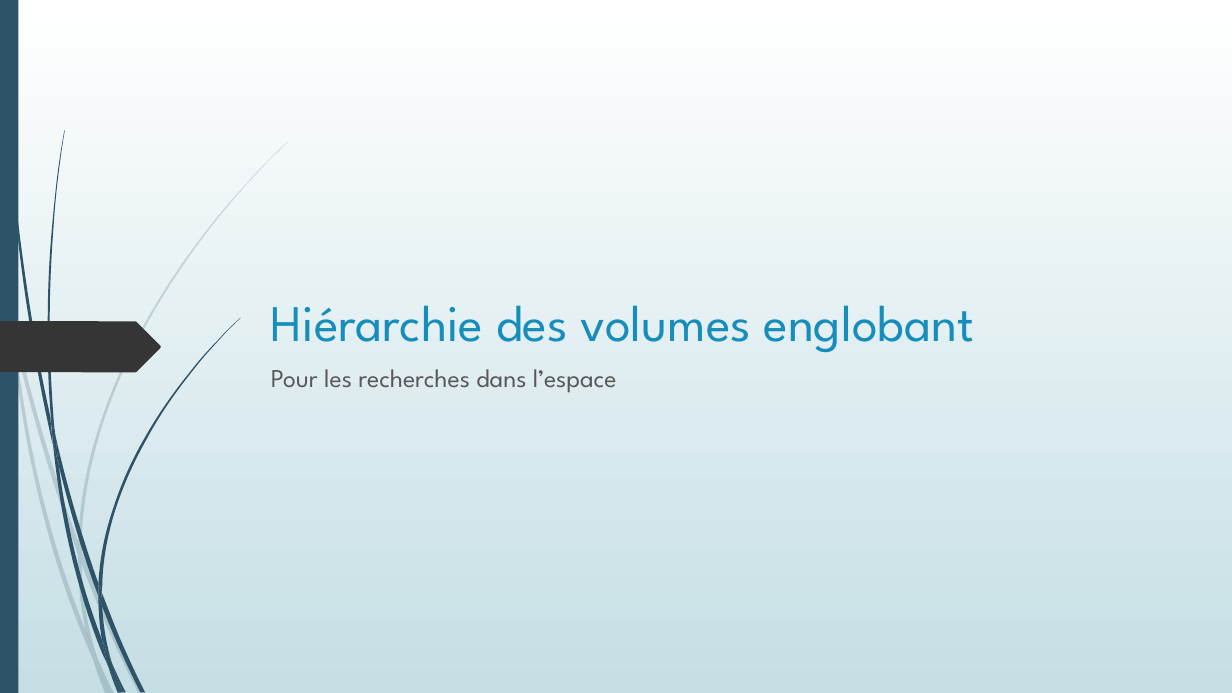
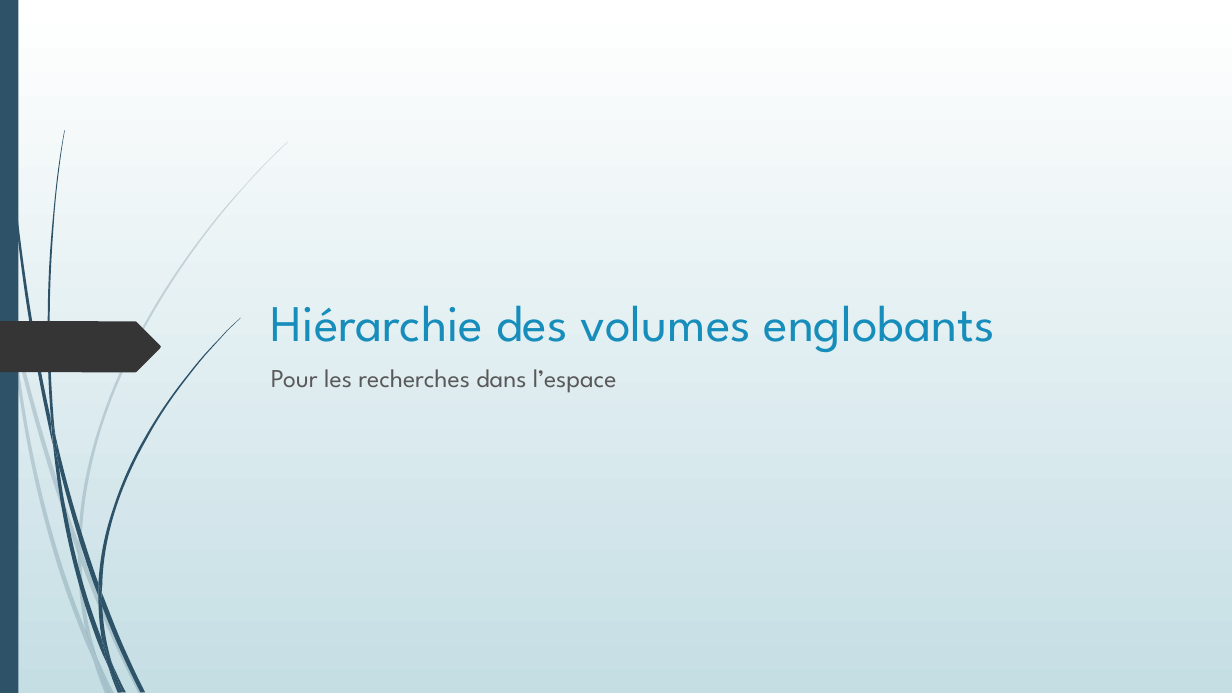
Before and after one commit to Poroing/CrowdDeplacementOptimisation, a slide deck: slide 32 of Présentation/Détermination d'un plan d'évacuation incendie.pptx. Drawn at 1232x693 pixels with LibreOffice and Linux fonts; fonts in the diff are those of the drawing. Boxes give left, top, right and bottom in pixels: in the first picture for what was removed or moved away, otherwise in the second. Text is boxed around its words. In the diff, an @@ line names an element or a change of style, - is before the commit and + after.

```diff
--- a/Présentation/Détermination d'un plan d'évacuation incendie.pptx
+++ b/Présentation/Détermination d'un plan d'évacuation incendie.pptx
@@ title at box(271, 305, 995, 353): text changed @@
-Hiérarchie des volumes englobant
+Hiérarchie des volumes englobants
```
Also in this commit, not shown: 10 other slides changed, 3 other files.
